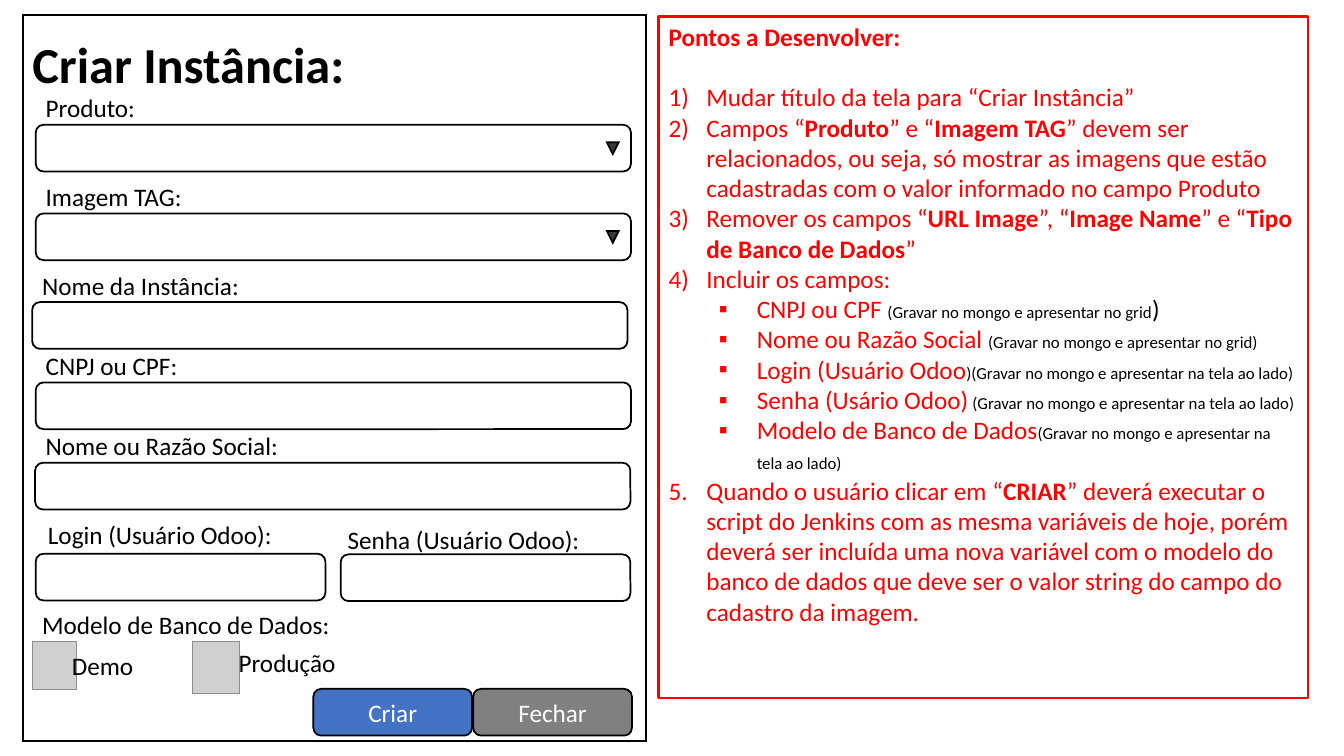
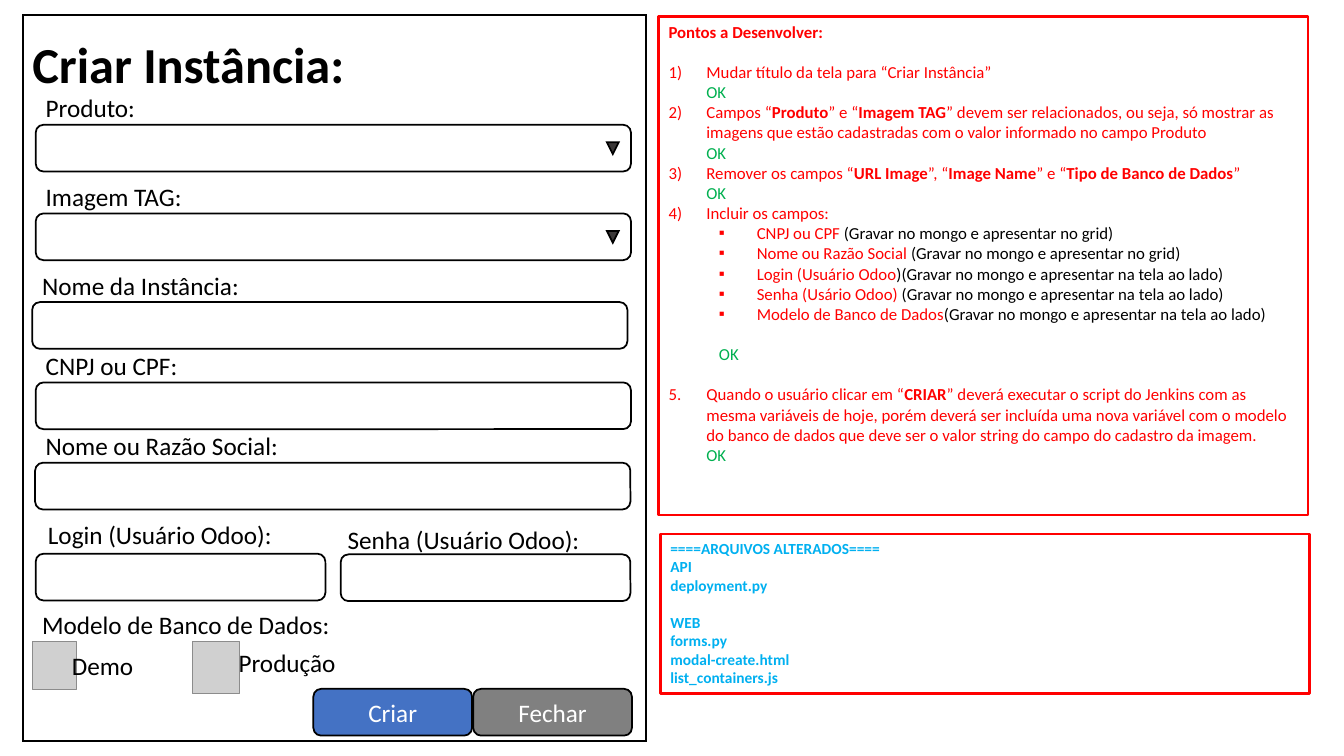
Before and after one commit to marbueno/Bradoo, a slide deck: slide 2 of documentos/Bradoo - Proptipo de Tela V3 - 20190625.pptx. Drawn at 1344x756 pixels with LibreOffice and Linux fonts; fonts in the diff are those of the drawing; grey boxes stand for pictures. Boxes give left, top, right and bottom in pixels: in the first picture for what was removed or moved away, otherwise in the second. Text is boxed around its words. In the diff, an @@ line names an element or a change of style, - is before the commit and + after.

```diff
--- a/documentos/Bradoo - Proptipo de Tela V3 - 20190625.pptx
+++ b/documentos/Bradoo - Proptipo de Tela V3 - 20190625.pptx
@@ rectangle "Pontos a Desenvolver:": place and size @@
-rectangle "Pontos a Desenvolver:" at <box>658,16,1308,699</box>
+rectangle "Pontos a Desenvolver:" at <box>658,16,1308,515</box>
@@ text in rectangle at <box>669,26,1266,323</box>: size 18 to 12 pt in "Pontos a Desenvolver:", "Incluir os campos:", "CNPJ ou CPF grid)", "Nome ou Razão Social" and 3 more places @@
@@ text in rectangle at <box>706,66,1274,199</box>: text changed; size 18 to 12 pt @@
-1) Mudar título da tela para “Criar Instância”
-2) Campos “Produto” e “Imagem TAG” devem ser relacionados, ou seja, só mostrar as imagens que estão cadastradas com o valor informado no campo Produto
-3) Remover os campos “URL Image”, “Image Name” e “Tipo de Banco de Dados”
+1) Mudar título da tela para “Criar Instância”
+   OK
+2) Campos “Produto” e “Imagem TAG” devem ser relacionados, ou seja, só mostrar as
+   imagens que estão cadastradas com o valor informado no campo Produto
+   OK
+3) Remover os campos “URL Image”, “Image Name” e “Tipo de Banco de Dados”
+   OK
@@ text in rectangle at <box>706,388,1287,461</box>: text changed; size 18 to 12 pt @@
-5. Quando o usuário clicar em “CRIAR” deverá executar o script do Jenkins com as mesma variáveis de hoje, porém deverá ser incluída uma nova variável com o modelo do banco de dados que deve ser o valor string do campo do cadastro da imagem.
+  OK
+5. Quando o usuário clicar em “CRIAR” deverá executar o script do Jenkins com as mesma variáveis de hoje, porém deverá ser incluída uma nova variável com o modelo do banco de dados que deve ser o valor string do campo do cadastro da imagem.
+   OK
@@ rectangle added at <box>660,534,1310,694</box>, outline #FF0000 1.75 pt, 11 pt, text #00B0F0, bold @@
+====ARQUIVOS ALTERADOS====
+API
+deployment.py
+WEB
+forms.py
+modal-create.html
+list_containers.js
```
Also in this commit, not shown: 5 other slides changed, 3 other files.
